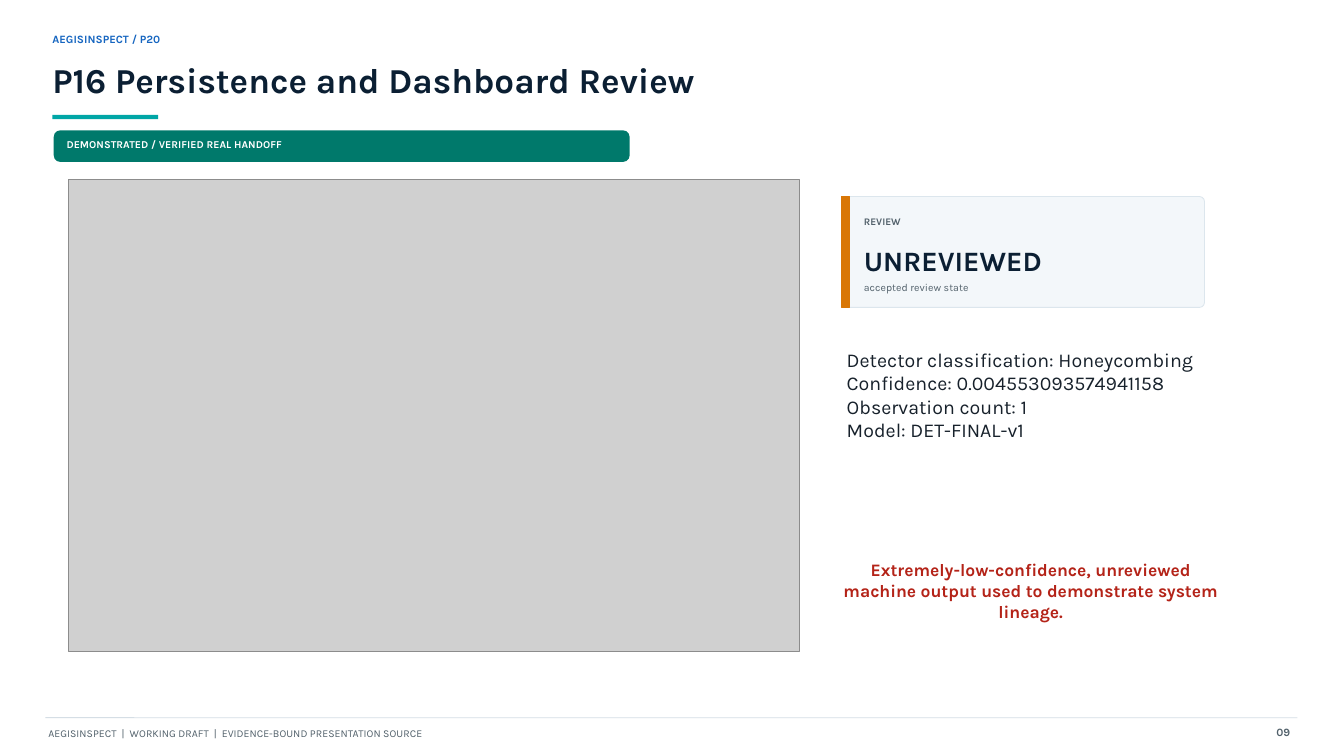
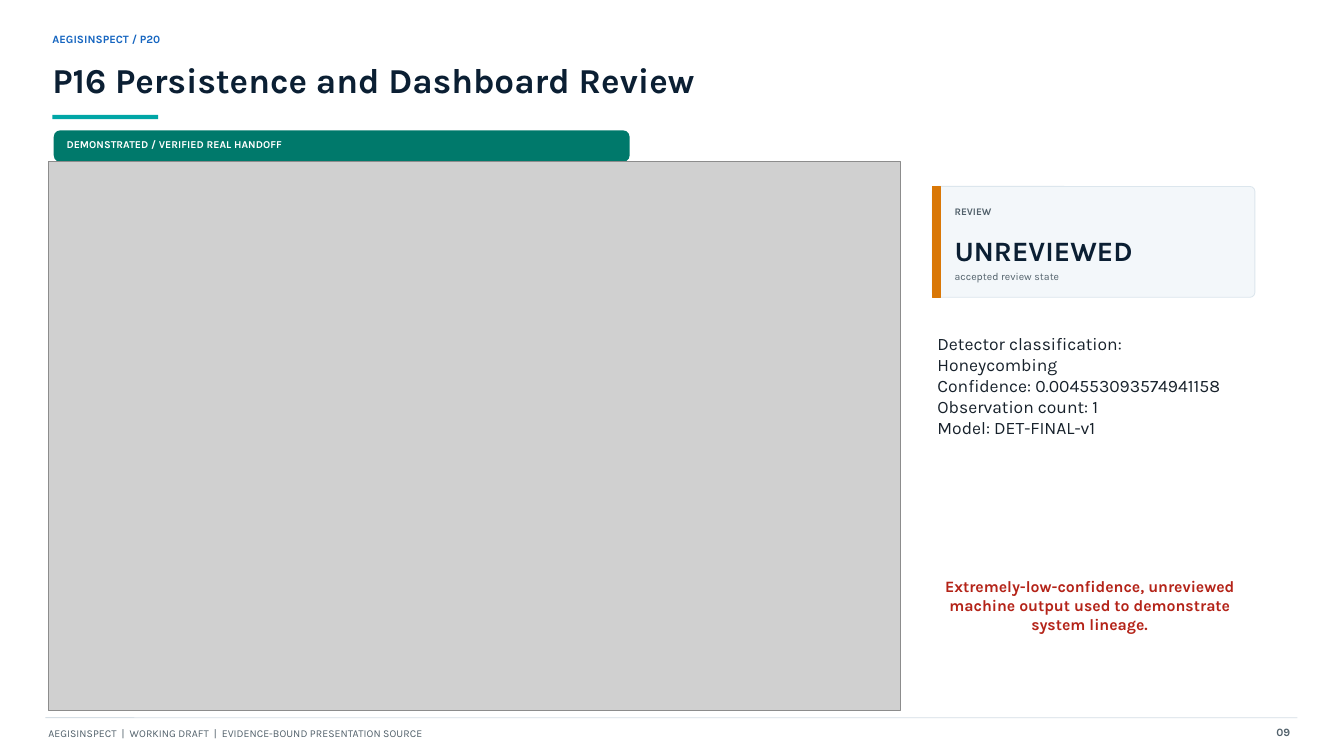
Before and after one commit to AritraAcherjee/autonomous-drone-infrastructure-inspection, a slide deck: slide 9 of outputs/presentation/AegisInspect_P20_working_draft.pptx. Drawn at 1344x756 pixels with LibreOffice and Linux fonts; fonts in the diff are those of the drawing; grey boxes stand for pictures. Boxes give left, top, right and bottom in pixels: in the first picture for what was removed or moved away, otherwise in the second. Text is boxed around its words. In the diff, an @@ line names an element or a change of style, - is before the commit and + after.

```diff
--- a/outputs/presentation/AegisInspect_P20_working_draft.pptx
+++ b/outputs/presentation/AegisInspect_P20_working_draft.pptx
@@ picture: place and size @@
-picture at box(69, 179, 800, 651)
+picture at box(48, 161, 900, 711)
@@ rectangle: place and size @@
-rectangle at box(842, 197, 850, 308)
+rectangle at box(933, 187, 941, 297)
@@ rounded rectangle: place and size @@
-rounded rectangle at box(842, 197, 1205, 308)
+rounded rectangle at box(933, 187, 1255, 297)
@@ text "REVIEW": place and size @@
-text "REVIEW" at box(864, 218, 901, 225)
+text "REVIEW" at box(955, 208, 992, 215)
@@ text "UNREVIEWED": place and size @@
-text "UNREVIEWED" at box(864, 252, 1042, 272)
+text "UNREVIEWED" at box(955, 242, 1133, 262)
@@ text "accepted review state": place and size @@
-text "accepted review state" at box(864, 284, 969, 294)
+text "accepted review state" at box(955, 273, 1059, 282)
@@ text "Detector classification: Honeycombing": place and size @@
-text "Detector classification: Honeycombing" at box(847, 353, 1193, 438)
+text "Detector classification: Honeycombing" at box(937, 338, 1220, 434)
@@ text "Detector classification: Honeycombing" at box(937, 338, 1220, 434): size 14 to 12.5 pt @@
@@ text "Extremely-low-confidence, unreviewed machine output used ...": place and size @@
-text "Extremely-low-confidence, unreviewed machine output used ..." at box(843, 563, 1218, 623)
+text "Extremely-low-confidence, unreviewed machine output used ..." at box(945, 581, 1234, 634)
@@ text "Extremely-low-confidence, unreviewed machine output used ..." at box(945, 581, 1234, 634): size 12.5 to 11.2 pt @@
```
Also in this commit, not shown: 5 other slides changed, 3 other files.
